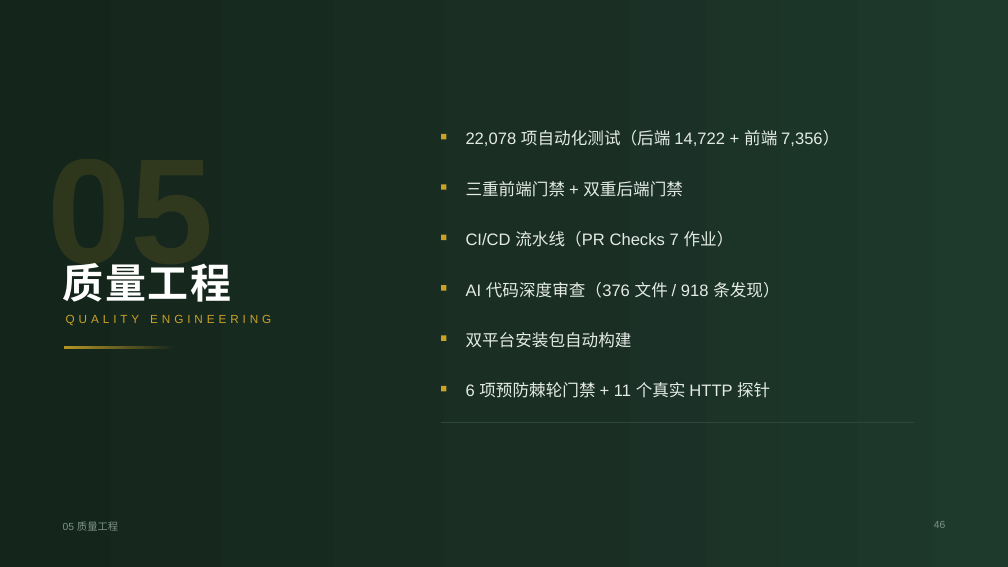
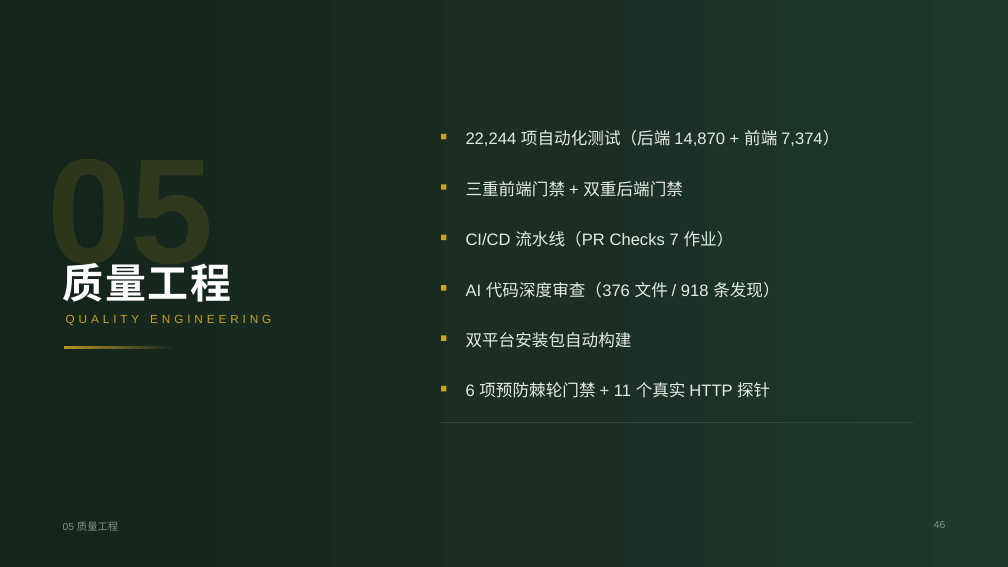
Before and after one commit to lzh745200/MRRS, a slide deck: slide 46 of docs/帮扶管理信息系统介绍.pptx. Drawn at 1008x567 pixels with LibreOffice and Linux fonts; fonts in the diff are those of the drawing. Boxes give left, top, right and bottom in pixels: in the first picture for what was removed or moved away, otherwise in the second. Text is boxed around its words. In the diff, an @@ line names an element or a change of style, - is before the commit and + after.

```diff
--- a/docs/帮扶管理信息系统介绍.pptx
+++ b/docs/帮扶管理信息系统介绍.pptx
@@ text at box(466, 130, 839, 146): text changed @@
-22,078 项自动化测试（后端 14,722 + 前端 7,356）
+22,244 项自动化测试（后端 14,870 + 前端 7,374）
```
Also in this commit, not shown: 7 other slides changed, 5 other files.
